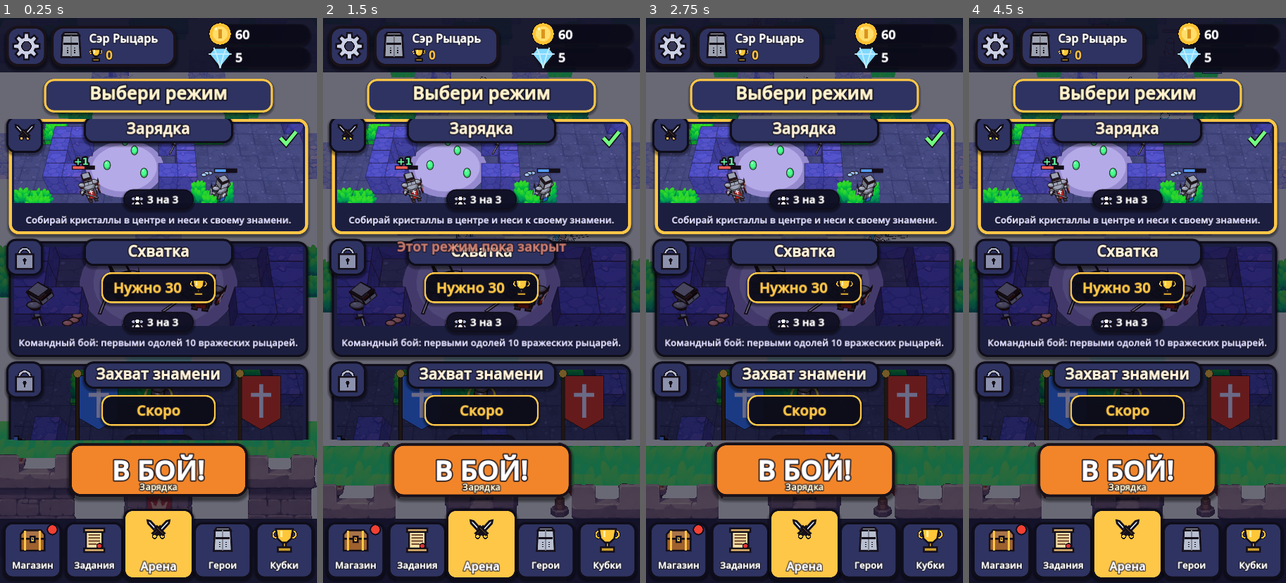
Above: before the commit, frames 1-4 (left to right).
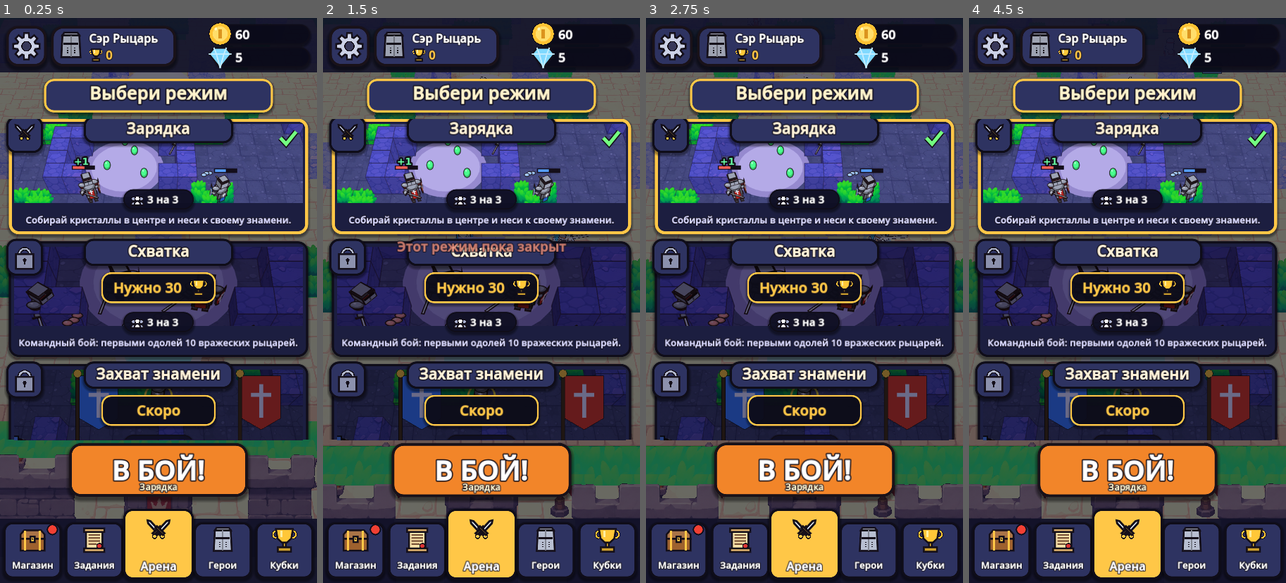
Above: after the commit, the same moments.

Repository: huhenbekon-byte/rusty-knights
Game: Godot game, scene res://main.tscn
Two runs of this game, one before a commit and one after it. Both use one fixed random seed, a clock stepped at 60 frames per second and the inputs below. Sound files missing from this copy of the repository are replaced by a short silence.
Inputs (mouse positions are in pixels of both pictures, inside the frame that each line leads up to):
- Up to frame 1 (0.25 s): no input
- Up to frame 2 (1.5 s): tap Enter at 0.5 s; move the mouse to (551, 272) at 0.52 s; hold D 0.53-1.25 s; tap E at 0.6 s; click (551, 272) at 0.67 s; tap Space at 0.77 s; drag from (418, 328) to (465, 413) at 1.27 s
- Up to frame 3 (2.75 s): move the mouse to (836, 176) at 2.02 s; hold D from 2.03 s (still down); tap E at 2.1 s
- Up to frame 4 (4.5 s): release D at 2.75 s; drag from (1111, 413) to (1032, 215) at 2.77 s; move the mouse to (1222, 385) at 3.52 s; hold A 3.53-4.25 s; tap E at 3.6 s; tap Space at 3.77 s; drag from (1032, 215) to (1079, 159) at 4.27 s

The runs differ from the first frame. In frame 1, 1.5% of the frame differs, in the area x 0-100%, y 9-89%; in frame 2, 2.2%; in frame 3, 2.1%; in frame 4, 2.2%.

Commit message:
Add files via upload

Diff:
--- a/main.gd
+++ b/main.gd
@@ -277,7 +277,10 @@
 	# трава двора
 	# пол: атлас 4x4 плитки = 4 м
 	# пол: плитка песчаника (картинка 3:2 ≈ 6 x 4 м), шире арены — под декорациями тоже пол
-	var floor_mat := _textured("floor", Color.WHITE, 1.0)
+	# светлая плитка под ярким светом выгорает в белый — приглушаем, чтобы цвет был как на картинке
+	var floor_mat := _textured("floor", Color(0.6, 0.58, 0.58), 1.0)
+	if _tex["floor"] == null:
+		push_warning("floor.png не найден — загрузи его в репозиторий")
 	floor_mat.uv1_scale = Vector3(1.0 / 6.0, 1.0 / 6.0, 1.0 / 4.0)
 	_box(Vector3(0, -0.25, 0), Vector3(HALF_W * 2 + 24, 0.5, HALF_L * 2 + 20), floor_mat, false)
 
